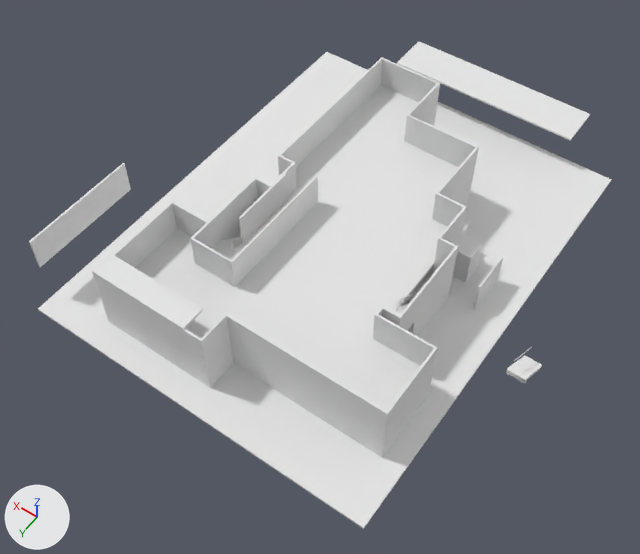
The OBJ model Assets/Props/building.obj, before and after one commit.
One viewpoint serves both versions: a 50 mm camera at (-28.8, 53.9, 60.7) aimed at (-1.3, 15.4, 0.2). Every picture has the same lights, and +X, +Y and +Z are marked at lower left. Where no turn or scale is listed for an object, it has been applied to the vertices. Vertices at the same position are counted once.

The first picture shows 'building'.
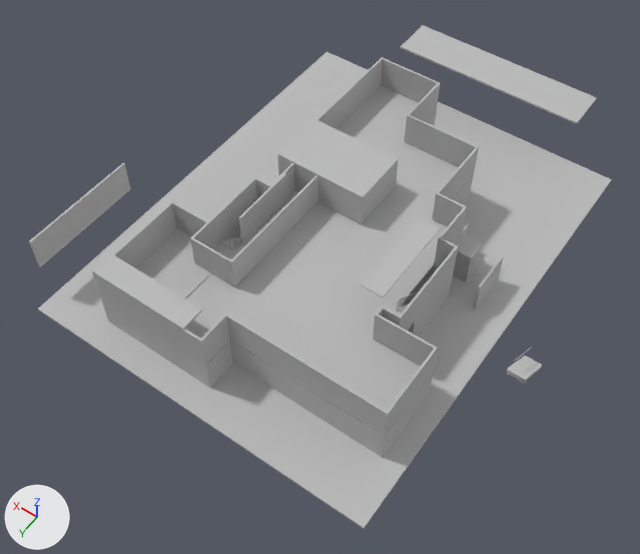
Where the change shows, as pixel boxes [x1, y1, x2, y2] in the pictures (640 x 554 px; the box of a moved part takes in the faces that stretch with it):
```json
{"object": "building", "change": "recoloured, reshaped", "before": [29, 41, 611, 529], "after": [29, 25, 611, 529], "on screen": "white to grey"}
{"part": 1, "of": "me_building", "change": "added", "after": [360, 217, 440, 298]}
{"part": 2, "of": "me_building", "change": "moved or reshaped", "before": [397, 41, 590, 140], "after": [400, 25, 597, 124]}
{"part": 3, "of": "me_building", "change": "added", "after": [359, 161, 398, 224]}
{"part": 4, "of": "me_building", "change": "added", "after": [278, 119, 398, 199]}
{"part": 5, "of": "me_building", "change": "moved or reshaped", "before": [185, 84, 479, 437], "after": [185, 84, 479, 437]}
```

Edits to the scene script, one JSON object a line:
```json
{"op": "set", "path": "mat_initialshadinggroup.base_color", "old": "(0.8, 0.8, 0.8)", "new": "(0.5, 0.5, 0.5)", "note": "white #e7e7e7 -> grey #bcbcbc"}
{"block": "me_building", "where": "# used by ob_building; location = (0.0, 0.0, 0.0)"}
{"op": "remove", "block": "me_building", "code": "me_building.from_pydata(...)  # 1862 vertices, 1530 faces; spans x -21.0..16.7, y -13.5..31.9, z 0.0..6.9"}
{"op": "add", "block": "me_building", "code": "me_building.from_pydata(...)  # 1929 vertices, 1573 faces; spans x -21.0..16.7, y -13.9..31.9, z 0.0..7.8"}
{"block": "me_building", "change": "me_building part 1: a new loose piece, a box spanning x -9.612..-7.613, y 10.689..19.059, z 7.728..7.82, in mat_initialshadinggroup (grey #bcbcbc)"}
{"block": "me_building", "change": "me_building part 2: the loose piece of 8 vertices spanning x -12.3..6.8, y -13.5..-9.2, z 3.4..3.6 is moved by (0.0, -0.5, 1.7)"}
{"block": "me_building", "change": "me_building part 3: a new loose piece, a box spanning x -2.34..-2.15, y 5.36..10.84, z 3.56..6.75, in mat_initialshadinggroup (grey #bcbcbc)"}
{"block": "me_building", "change": "me_building part 4: a new loose piece, a box spanning x -2.34..6.45, y 5.36..10.84, z 6.75..6.94, in mat_initialshadinggroup (grey #bcbcbc)"}
{"block": "me_building", "change": "me_building part 5"}
{"block": "me_building", "change": "95 vertices are removed from x -15.0..6.4, y -5.6..29.2, z 0.2..3.6"}
{"block": "me_building", "change": "221 faces are deleted"}
{"block": "me_building", "change": "4 vertices in x -7.6..4.7, y 6.6..26.6, z 3.6 move by (0.0, 0.0, -0.1)"}
{"block": "me_building", "change": "5 vertices move from x -3.7..-0.1, y -0.2..26.6, z 0.2..3.4 to x -7.6..-0.7, y -0.2..26.6, z 0.2..3.5"}
{"block": "me_building", "change": "112 vertices are added at x -15.0..10.1, y -5.6..29.2, z 0.2..6.8"}
{"block": "me_building", "change": "5 new vertices lie (0.0, 0.0, 0.8) away from vertices in x 1.6..6.4, y -0.2..8.9, z 2.6"}
{"block": "me_building", "change": "5 new vertices lie (0.0, 0.0, 3.2) away from vertices in x -7.6..-2.6, y 15.2..20.9, z 0.2"}
{"block": "me_building", "change": "234 new faces join them"}
```
